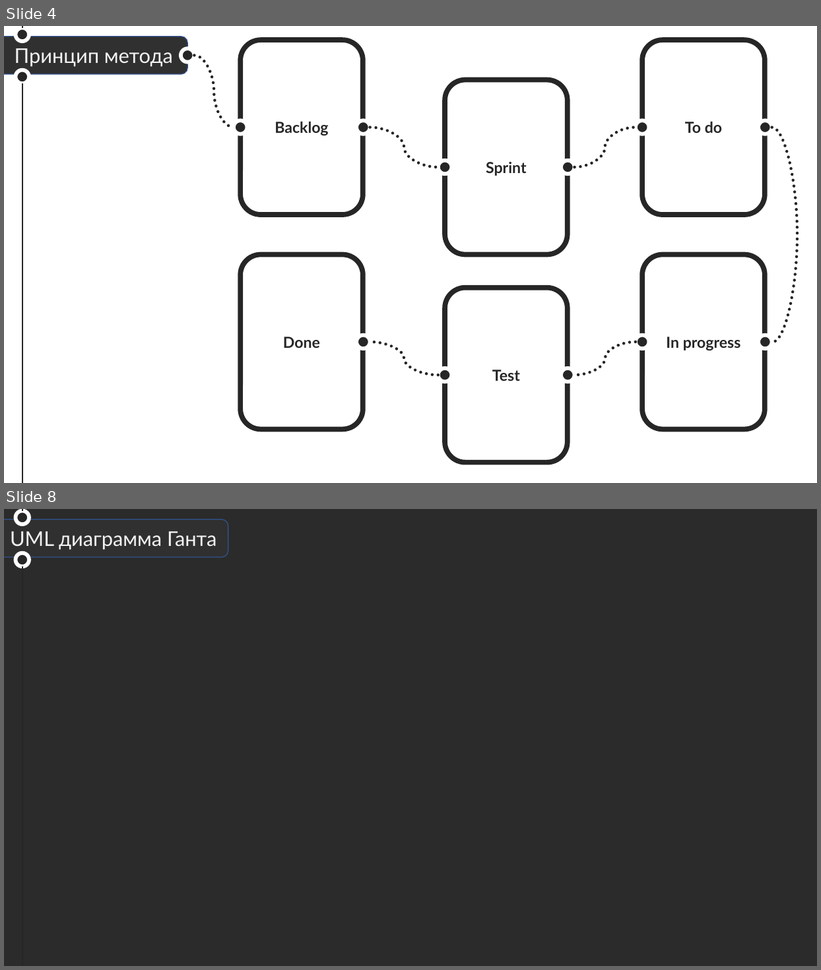
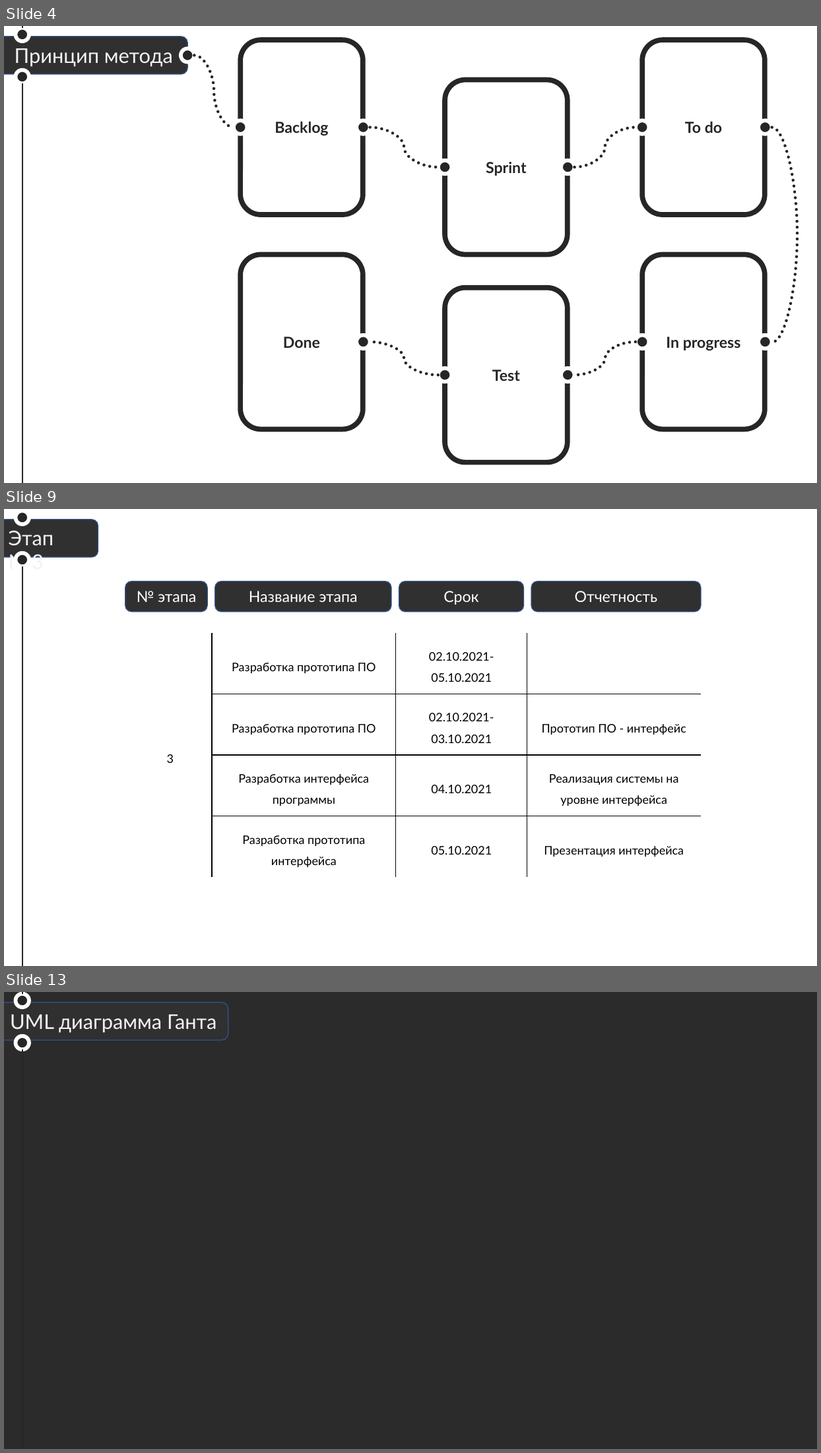
Before and after one commit to AigizIskuzhin/WriteMe, a slide deck: Documentation/Presentations/Презентация по веб-приложению.pptx. Shown one above the other, each under a label of ours: slides 4 and 8 before the commit, slides 4, 9 and 13 after it; the slides between them are not shown. The pictures are 821x970 and 821x1453 pixels, drawn with LibreOffice and Linux fonts; fonts in the diff are those of the drawing; background and template pictures are left out; a plain dark background stands for a picture behind light text. Boxes give left, top, right and bottom in pixels: in the first picture for what was removed or moved away, otherwise in the second. Text is boxed around its words. In the diff, an @@ line names an element or a change of style, - is before the commit and + after.

```diff
--- a/Documentation/Presentations/Презентация по веб-приложению.pptx
+++ b/Documentation/Presentations/Презентация по веб-приложению.pptx
@@ slide 9 added at bbox=[4, 509, 817, 966], background #FFFFFF @@
@@ rounded rectangle added at bbox=[4, 520, 98, 557], fill #303030, outline #325491 1 pt @@
@@ ellipse added at bbox=[16, 511, 29, 524], fill #262626, outline #FFFFFF 4.5 pt @@
@@ line added from (22, 511) to (22, 509), #262626 1.25 pt @@
@@ text added at bbox=[8, 530, 54, 574], 24 pt, text #F2F2F2 @@
+Этап №3
@@ ellipse added at bbox=[16, 553, 29, 566], fill #262626, outline #FFFFFF 4.5 pt @@
@@ line added from (22, 566) to (22, 966), #262626 1.25 pt @@
@@ rounded rectangle added at bbox=[125, 582, 208, 612], fill #303030, outline #325491 1 pt, 18 pt, text #FFFFFF @@
+№ этапа
@@ rounded rectangle added at bbox=[215, 582, 391, 612], fill #303030, outline #325491 1 pt, 18 pt, text #FFFFFF @@
+Название этапа
@@ rounded rectangle added at bbox=[399, 582, 524, 612], fill #303030, outline #325491 1 pt, 18 pt, text #FFFFFF @@
+Срок
@@ rounded rectangle added at bbox=[531, 582, 701, 612], fill #303030, outline #325491 1 pt, 18 pt, text #FFFFFF @@
+Отчетность
@@ table added at bbox=[129, 633, 701, 877], 4 rows, 4 columns @@
+3 | Разработка прототипа ПО | 02.10.2021-05.10.2021 | 
+ | Разработка прототипа ПО | 02.10.2021-03.10.2021 | Прототип ПО - интерфейс
+ | Разработка интерфейса программы | 04.10.2021 | Реализация системы на уровне интерфейса
+ | Разработка прототипа интерфейса | 05.10.2021 | Презентация интерфейса
@@ what was slide 8 is now slide 13 @@
```
Also in this commit, not shown: 6 other slides added, 2 slides removed.
